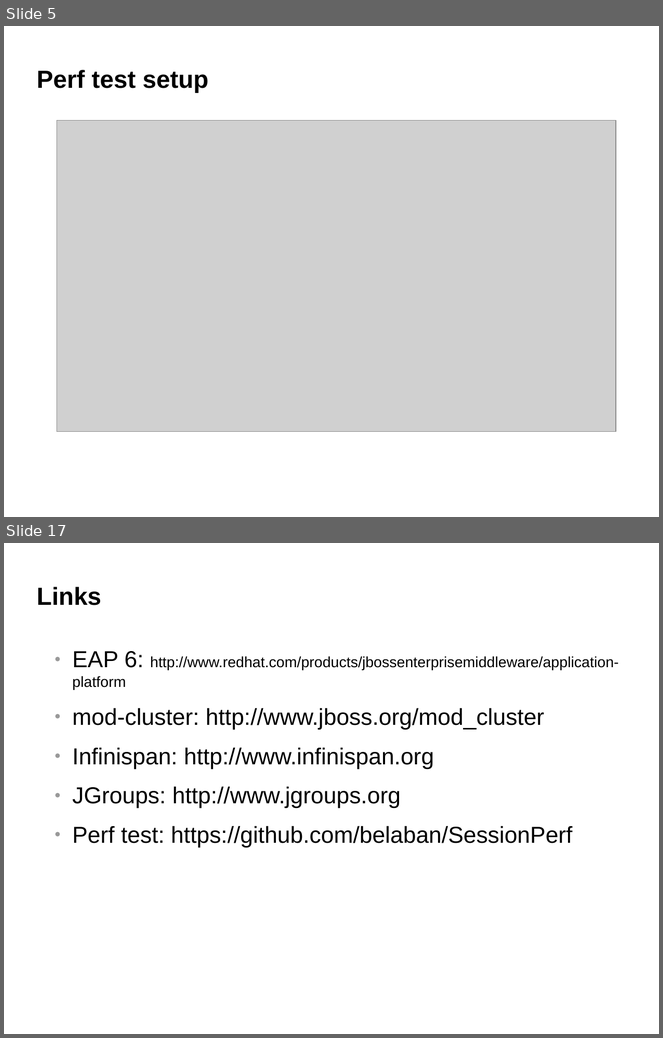
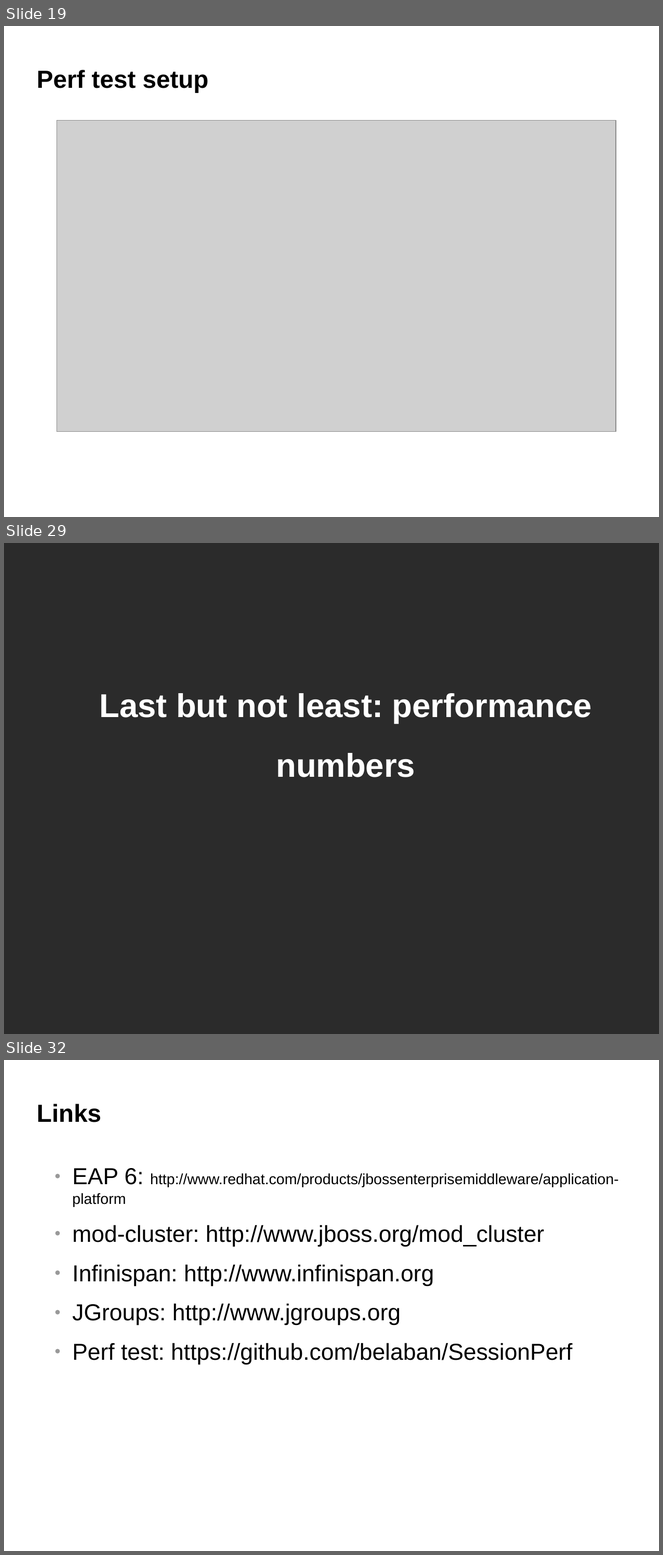
Before and after one commit to belaban/SessionPerf, a slide deck: docs/jbw2012.odp. Shown one above the other, each under a label of ours: slides 5 and 17 before the commit, slides 19, 29 and 32 after it; the slides between them are not shown. The pictures are 663x1038 and 663x1555 pixels, drawn with LibreOffice and Linux fonts; fonts in the diff are those of the drawing; grey boxes stand for pictures; background and template pictures are left out; a plain dark background stands for a picture behind light text. Boxes give left, top, right and bottom in pixels: in the first picture for what was removed or moved away, otherwise in the second. Text is boxed around its words. In the diff, an @@ line names an element or a change of style, - is before the commit and + after.

```diff
--- a/docs/jbw2012.odp
+++ b/docs/jbw2012.odp
@@ slide 29 added at (x1=4, y1=543, x2=659, y2=1034), background picture (left out) @@
@@ text added at (x1=99, y1=693, x2=592, y2=778), 40 pt, text #FFFFFF, bold @@
+Last but not least: performance numbers
@@ what was slide 5 is now slide 19 @@
@@ what was slide 17 is now slide 32 @@
```
Also in this commit, not shown: 15 other slides added, 1 slide removed.
